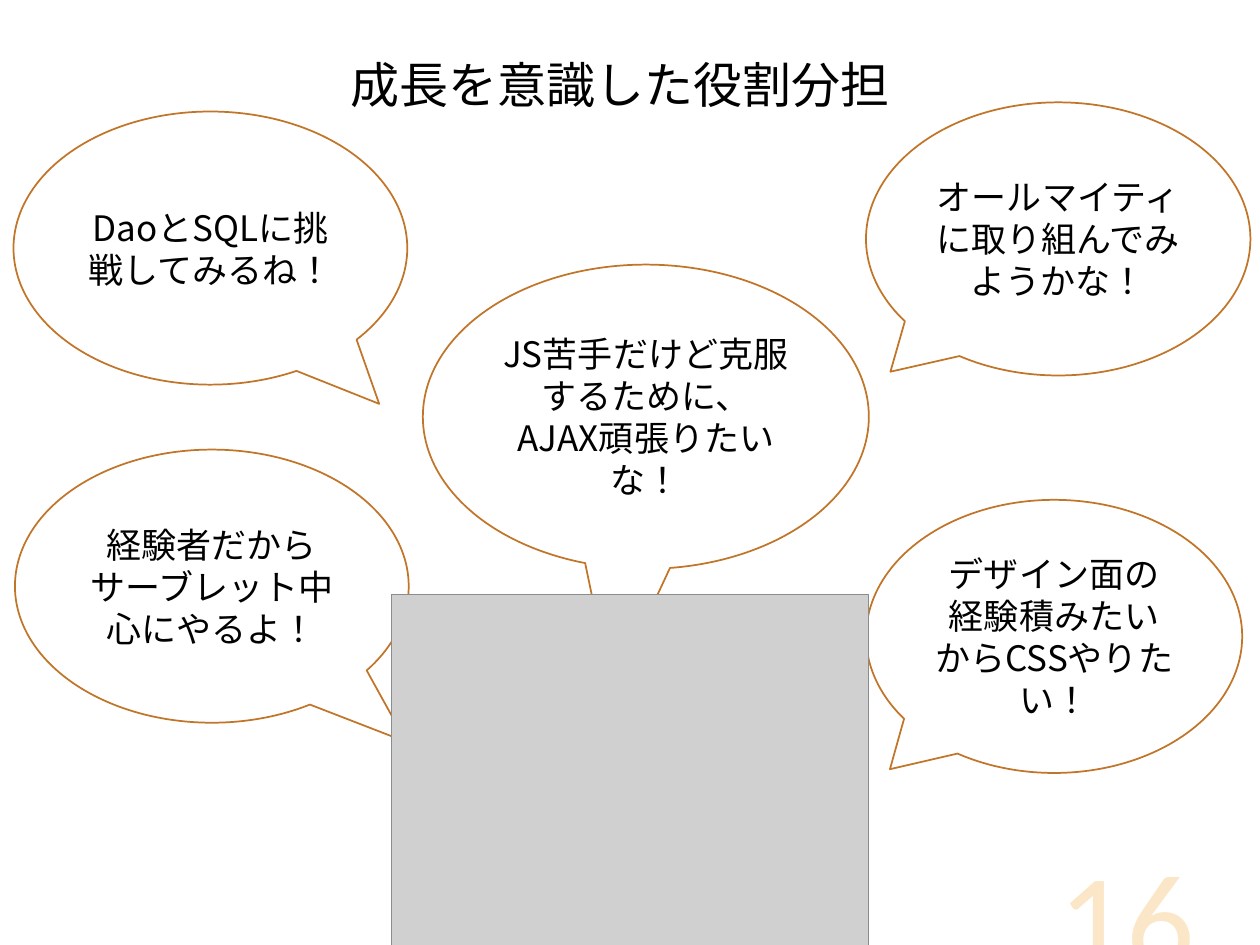
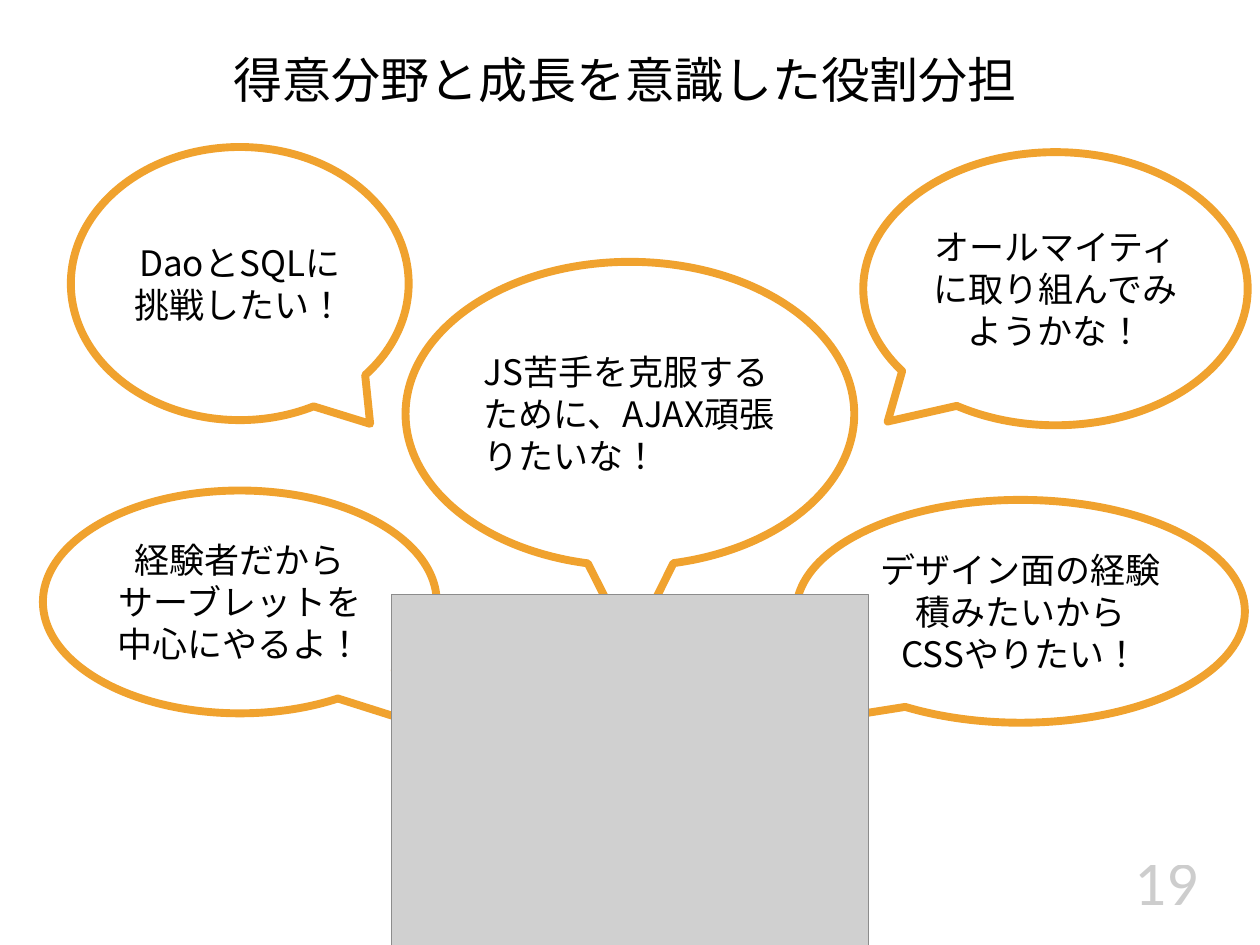
Before and after one commit to DOJO-2021/D-2, a slide deck: slide 19 of documents/プレゼン/Knowledge Holder_清書版.pptx (slide 16 before the commit). Drawn at 1260x945 pixels with LibreOffice and Linux fonts; fonts in the diff are those of the drawing; grey boxes stand for pictures. Boxes give left, top, right and bottom in pixels: in the first picture for what was removed or moved away, otherwise in the second. Text is boxed around its words. In the diff, an @@ line names an element or a change of style, - is before the commit and + after.

```diff
--- a/documents/プレゼン/Knowledge Holder_清書版.pptx
+++ b/documents/プレゼン/Knowledge Holder_清書版.pptx
@@ text at (234,56,1017,102): text changed @@
-成長を意識した役割分担
+得意分野と成長を意識した役割分担
@@ speech bubble "DaoとSQLに" at (71,147,408,421): outline #C17529 1 pt to #F0A22E 4.5 pt; proportions changed @@
@@ speech bubble "DaoとSQLに": place and size @@
-speech bubble "DaoとSQLに" at (14,112,408,386)
+speech bubble "DaoとSQLに" at (71,147,408,421)
@@ speech bubble "オールマイティに取り組んでみようかな！": place and size @@
-speech bubble "オールマイティに取り組んでみようかな！" at (866,102,1250,375)
+speech bubble "オールマイティに取り組んでみようかな！" at (863,152,1247,426)
@@ text in speech bubble at (135,249,345,321): text changed @@
-DaoとSQLに挑戦してみるね！
+DaoとSQLに
+挑戦したい！
@@ speech bubble "JS苦手を克服するために、AJAX頑張りたいな！": place and size @@
-speech bubble "JS苦手を克服するために、AJAX頑張りたいな！" at (423,265,869,568)
+speech bubble "JS苦手を克服するために、AJAX頑張りたいな！" at (406,262,854,566)
@@ speech bubble "JS苦手を克服するために、AJAX頑張りたいな！" at (406,262,854,566): outline #C17529 1 pt to #F0A22E 4.5 pt; proportions changed @@
@@ text in speech bubble at (484,399,775,430): text changed @@
-JS苦手だけど克服するために、AJAX頑張りたいな！
+JS苦手を克服するために、AJAX頑張りたいな！
@@ speech bubble "経験者だから": place and size @@
-speech bubble "経験者だから" at (15,450,410,723)
+speech bubble "経験者だから" at (43,490,437,713)
@@ outline #C17529 1 pt to #F0A22E 4.5 pt in 3 elements at (863,152,1247,426), (43,490,437,713), (796,500,1245,723) @@
@@ speech bubble "デザイン面の経験積みたいから": place and size @@
-speech bubble "デザイン面の経験積みたいから" at (866,500,1242,774)
+speech bubble "デザイン面の経験積みたいから" at (796,500,1245,723)
@@ text in speech bubble at (880,553,1160,669): text changed @@
-デザイン面の経験積みたいからCSSやりたい！
+デザイン面の経験積みたいから
+CSSやりたい！
@@ text in speech bubble at (117,585,362,660): text changed @@
-サーブレット中心にやるよ！
+サーブレットを中心にやるよ！
@@ page number at (1134,865,1198,905): text changed; size 77.2 to 36 pt; text colour #F0A22E at 25% opacity to #404040 at 25% opacity @@
-16
+19
```
Also in this commit, not shown: 15 other slides changed, 10 slides added, 5 slides removed.
